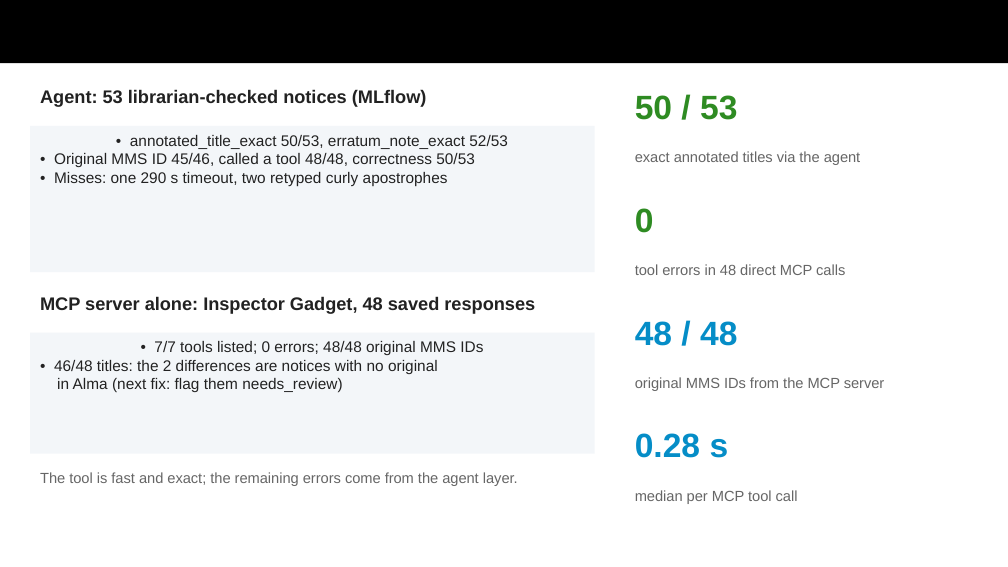
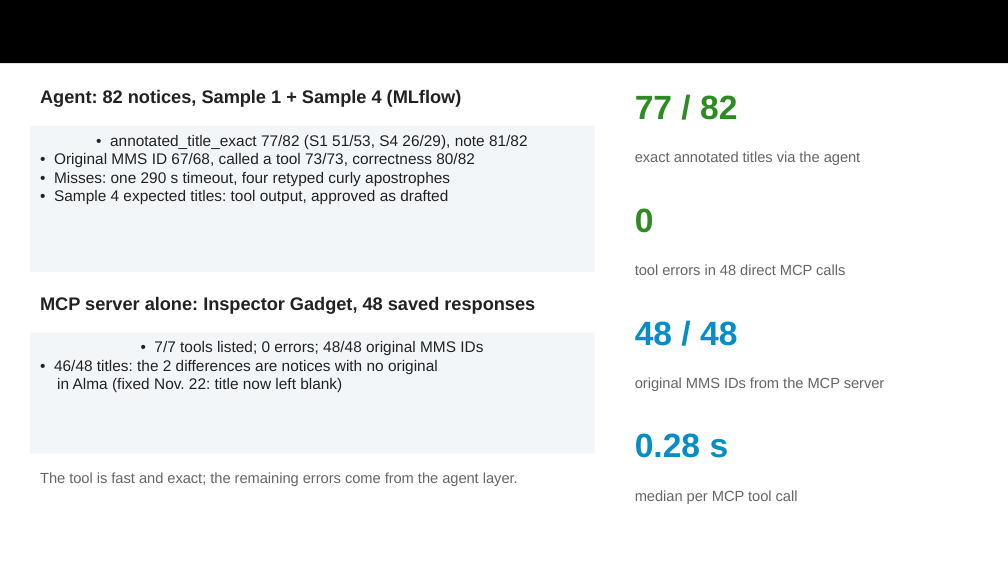
Before and after one commit to AmandaZXu-USDA/mcp-hackathon-demo-sru, a slide deck: slide 14 of submission/GSA-MCP-Hackathon-mcp-sru-syntax.pptx. Drawn at 1008x567 pixels with LibreOffice and Linux fonts; fonts in the diff are those of the drawing. Boxes give left, top, right and bottom in pixels: in the first picture for what was removed or moved away, otherwise in the second. Text is boxed around its words. In the diff, an @@ line names an element or a change of style, - is before the commit and + after.

Commit message:
Deck slide 14: erratum annotator evaluation updated for Sample 4 (82 notices, 77/82 exact titles) (same as NAL)

```diff
--- a/submission/GSA-MCP-Hackathon-mcp-sru-syntax.pptx
+++ b/submission/GSA-MCP-Hackathon-mcp-sru-syntax.pptx
@@ text at [40,89,462,107]: text changed @@
-Agent: 53 librarian-checked notices (MLflow)
+Agent: 82 notices, Sample 1 + Sample 4 (MLflow)
@@ text at [635,95,737,120]: text changed @@
-50 / 53
+77 / 82
@@ text in rectangle at [54,135,528,205]: text changed @@
-• annotated_title_exact 50/53, erratum_note_exact 52/53
-• Original MMS ID 45/46, called a tool 48/48, correctness 50/53
-• Misses: one 290 s timeout, two retyped curly apostrophes
+• annotated_title_exact 77/82 (S1 51/53, S4 26/29), note 81/82
+• Original MMS ID 67/68, called a tool 73/73, correctness 80/82
+• Misses: one 290 s timeout, four retyped curly apostrophes
+• Sample 4 expected titles: tool output, approved as drafted
@@ text in rectangle at [57,378,342,392]: text changed @@
-in Alma (next fix: flag them needs_review)
+in Alma (fixed Nov. 22: title now left blank)
```
